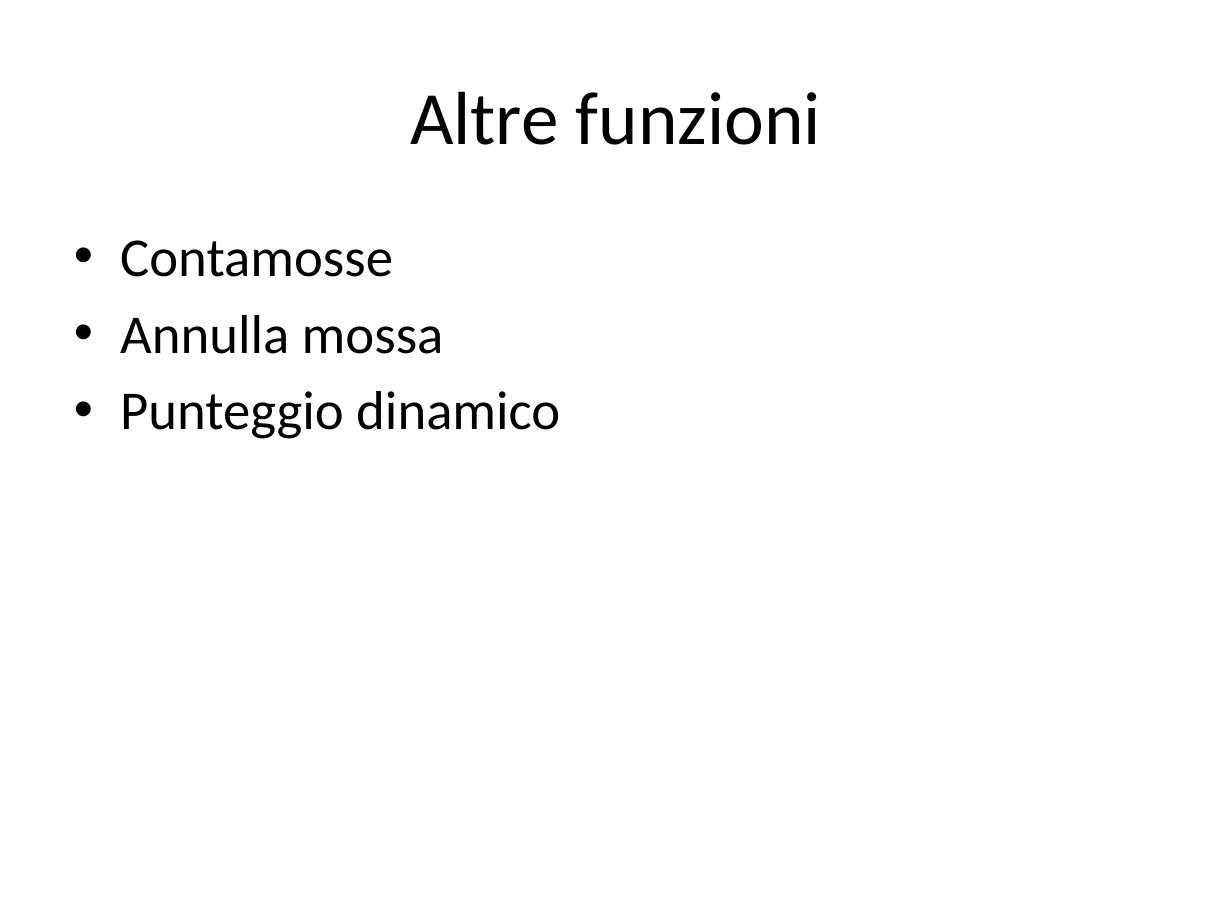
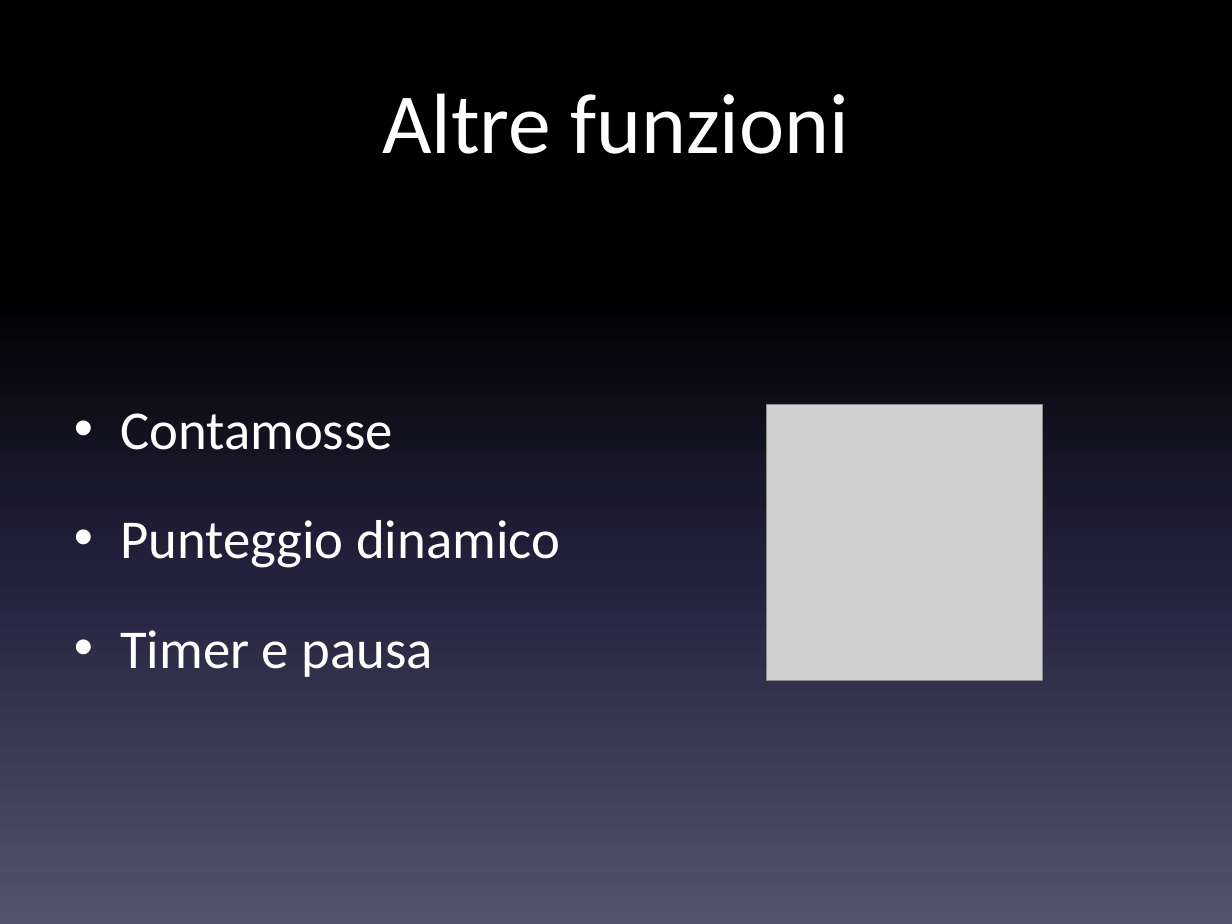
Before and after one commit to danielegenta/ProjectTPSI_Spider, a slide deck: slide 13 of Presentazione_Spider.pptx (slide 15 before the commit). Drawn at 1232x924 pixels with LibreOffice and Linux fonts; fonts in the diff are those of the drawing; grey boxes stand for pictures. Boxes give left, top, right and bottom in pixels: in the first picture for what was removed or moved away, otherwise in the second. Text is boxed around its words. In the diff, an @@ line names an element or a change of style, - is before the commit and + after.

```diff
--- a/Presentazione_Spider.pptx
+++ b/Presentazione_Spider.pptx
@@ background #FFFFFF to gradient #000000 to #24213E to #51566D @@
@@ title "Altre funzioni": place and size @@
-title "Altre funzioni" at bbox=[410, 91, 821, 145]
+title "Altre funzioni" at bbox=[382, 93, 849, 154]
@@ title "Altre funzioni" at bbox=[382, 93, 849, 154]: size 44 to 50 pt, text colour #000000 to #FFFFFF; vertical alignment middle to top @@
@@ text "Contamosse" at bbox=[120, 413, 560, 677]: vertical alignment top to middle @@
@@ text at bbox=[120, 315, 444, 354]: paragraph removed @@
-• Annulla mossa
@@ text at bbox=[120, 413, 560, 568]: text colour #000000 to #FFFFFF in "Contamosse", "Punteggio dinamico"; line spacing 1 to 1.5 @@
@@ picture added at bbox=[766, 404, 1042, 680] @@
@@ text at bbox=[120, 630, 432, 677]: paragraph added @@
+• Timer e pausa
```
Also in this commit, not shown: 7 other slides changed, 9 slides added, 11 slides removed.
